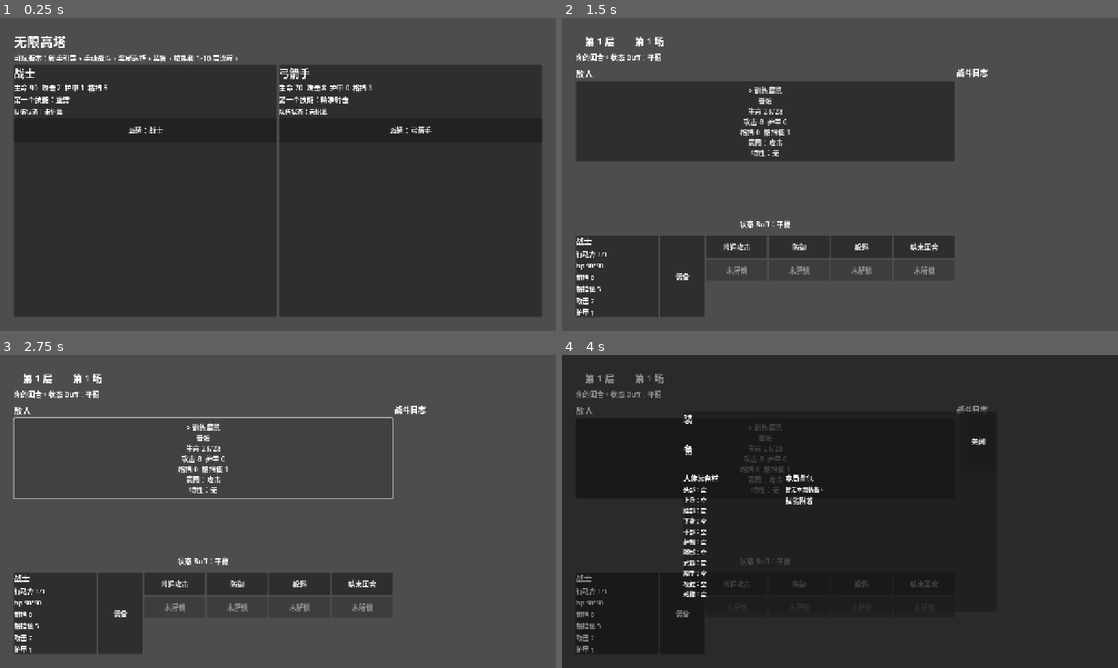
Above: before the commit, frames 1-4 (two rows, left to right).
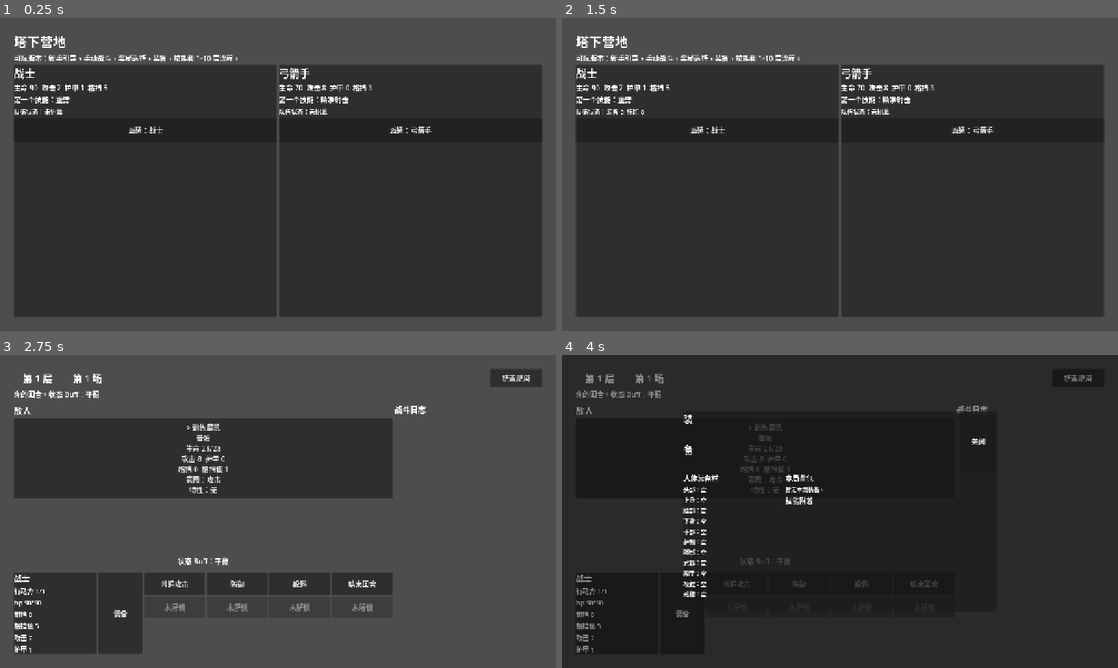
Above: after the commit, the same moments.

Repository: vacryleaf/super_tower
Game: Godot game, scene res://scenes/main.tscn
Same seed, same stepped clock (60 frames per second), same inputs: the game is played once before the commit and once after it.
Inputs (mouse positions are in pixels of both pictures, inside the frame that each line leads up to):
- Up to frame 1 (0.25 s): no input
- Up to frame 2 (1.5 s): click "派遣：战士" at 0.5 s; click (1079, 39) at 1.25 s, where only the run after the commit has a clickable "结束爬塔"
- Up to frame 3 (2.75 s): click (205, 458) at 2 s, where only the run before the commit has a clickable "> 训练腐鼠 普通 生命 28/28 攻击 8 护甲 0 …"
- Up to frame 4 (4 s): click "装备" at 2.75 s; click "普通攻击" at 3.5 s

The runs differ from the first frame. In frame 1, 0.2% of the frame differs, in the area x 2-12%, y 5-10%; in frame 2, 50%, in the area x 2-98%, y 5-96%; in frame 3, 1.0%; in frame 4, less than 0.1%.

Commit message:
Add end run to camp action

Diff:
--- a/GameProject/scripts/core/play_session.gd
+++ b/GameProject/scripts/core/play_session.gd
@@ -81,6 +81,25 @@
 	return true
 
 
+func end_run_to_camp() -> bool:
+	if player.is_empty() or class_id == "":
+		phase = "menu"
+		message = "已返回塔下营地。"
+		return false
+	var profile := _read_profile()
+	var roster := _dictionary(profile.get("roster", {}))
+	roster[class_id] = _persistent_player_snapshot(player)
+	profile["version"] = 2
+	profile["roster"] = roster
+	profile["active_run"] = {}
+	var file := FileAccess.open(SAVE_PATH, FileAccess.WRITE)
+	if file == null:
+		return false
+	file.store_string(JSON.stringify(profile))
+	_reset_to_camp_state()
+	return true
+
+
 func load_game() -> bool:
 	var profile := _read_profile()
 	var active_run := _dictionary(profile.get("active_run", {}))
@@ -92,6 +111,32 @@
 func delete_save() -> void:
 	if has_save():
 		DirAccess.remove_absolute(ProjectSettings.globalize_path(SAVE_PATH))
+
+
+func _reset_to_camp_state() -> void:
+	player = {}
+	class_id = ""
+	floor_index = 1
+	battle_index = 1
+	phase = "menu"
+	message = "已返回塔下营地。"
+	enemies.clear()
+	current_encounter = {}
+	action_points = 1
+	max_action_points = 1
+	player_block = 0
+	dodge_layers = 0
+	round_index = 0
+	pending_state_card = ""
+	state_draw_cursor = 0
+	reward_options.clear()
+	pending_reward = {}
+	reward_targets.clear()
+	battle_log.clear()
+	last_events.clear()
+	charge_used = {}
+	charge_ready = {}
+	pending_charge_effects = {}
 
 
 func is_tutorial() -> bool:
--- a/GameProject/scripts/main.gd
+++ b/GameProject/scripts/main.gd
@@ -54,7 +54,7 @@
 func _render_menu() -> void:
 	render_queued = false
 	_clear_root()
-	var title := _label("无限高塔", 30)
+	var title := _label("塔下营地", 30)
 	root.add_child(title)
 	root.add_child(_label("可玩版本：新手引导、手动战斗、奖励选择、装备、技能和 1-10 层流程。", 16))
 	if session.has_active_run():
@@ -113,6 +113,21 @@
 	top.add_child(_status_badge("第 %d 层" % session.floor_index, 22, Vector2(110, 42)))
 	top.add_child(_status_badge("第 %d 场" % session.battle_index, 22, Vector2(110, 42)))
 	top.add_child(_spacer())
+	if ["battle", "reward", "reward_target"].has(session.phase):
+		var end_run_button := Button.new()
+		end_run_button.text = "结束爬塔"
+		end_run_button.custom_minimum_size = Vector2(120, 42)
+		end_run_button.disabled = input_locked
+		end_run_button.pressed.connect(func() -> void:
+			if input_locked:
+				return
+			session.end_run_to_camp()
+			selected_target = 0
+			equipment_open = false
+			input_locked = false
+			_request_menu_render()
+		)
+		top.add_child(end_run_button)
 	root.add_child(top)
 	var message_label := _label(session.message, 16)
 	message_label_node = message_label
--- a/GameProject/scripts/tests/tutorial_and_floors_test.gd
+++ b/GameProject/scripts/tests/tutorial_and_floors_test.gd
@@ -33,6 +33,7 @@
 	test_skill_bound_charge_only_triggers_on_that_skill()
 	test_charge_limit()
 	test_save_round_trip()
+	test_end_run_to_camp_clears_active_run()
 	test_profile_keeps_multiple_classes()
 	test_block_expires_each_round()
 	test_tutorial_unlocks("warrior")
@@ -364,6 +365,42 @@
 	loaded.delete_save()
 
 
+func test_end_run_to_camp_clears_active_run() -> void:
+	var session_script = load("res://scripts/core/play_session.gd")
+	var session = session_script.new()
+	session.delete_save()
+	session.start_new_game("warrior")
+	while session.is_tutorial():
+		if session.phase == "battle":
+			_force_win(session)
+		elif session.phase == "reward":
+			session.choose_reward(0)
+	var target := {"type": "equipment", "id": String(session.player["equipment_ids"][0])}
+	session.simulator.attach_reward(session.player, target, {
+		"kind": "attack",
+		"label": "塔内测试攻击 +99",
+		"value": 99
+	})
+	assert_true(session.save_game(), "active run should save before ending")
+	assert_true(session.has_active_run(), "active run exists before ending")
+	assert_true(session.end_run_to_camp(), "ending run should save profile")
+	assert_equal(session.phase, "menu", "ending run should return to camp menu")
+	assert_true(not session.has_active_run(), "ending run should clear active run")
+	var loaded = session_script.new()
+	assert_true(not loaded.load_game(), "no active run should be loadable after ending")
+	var roster_player: Dictionary = session.get_roster_player("warrior")
+	assert_true(not roster_player.is_empty(), "roster player should remain after ending run")
+	assert_true(_dictionary_total(roster_player.get("equipment_attachments", {})) == 0, "tower equipment attachments should not persist")
+	session.delete_save()
+
+
+func _dictionary_total(groups: Dictionary) -> int:
+	var total := 0
+	for values in groups.values():
+		total += values.size()
+	return total
+
+
 func test_profile_keeps_multiple_classes() -> void:
 	var session_script = load("res://scripts/core/play_session.gd")
 	var warrior_session = session_script.new()
